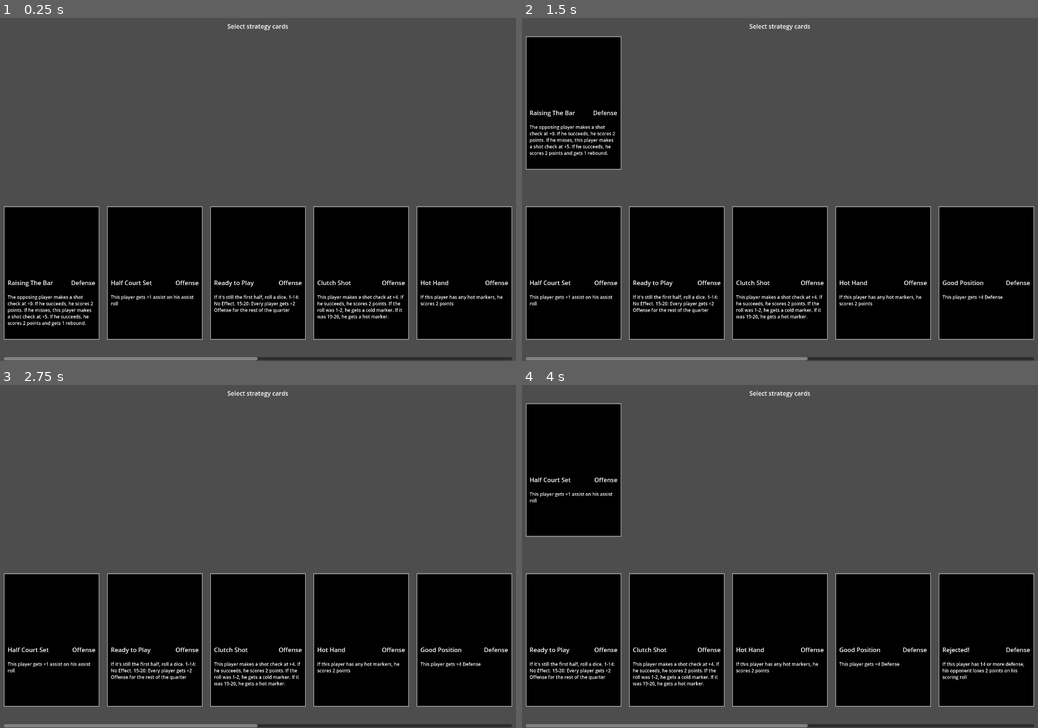
Above: before the commit, frames 1-4 (two rows, left to right).
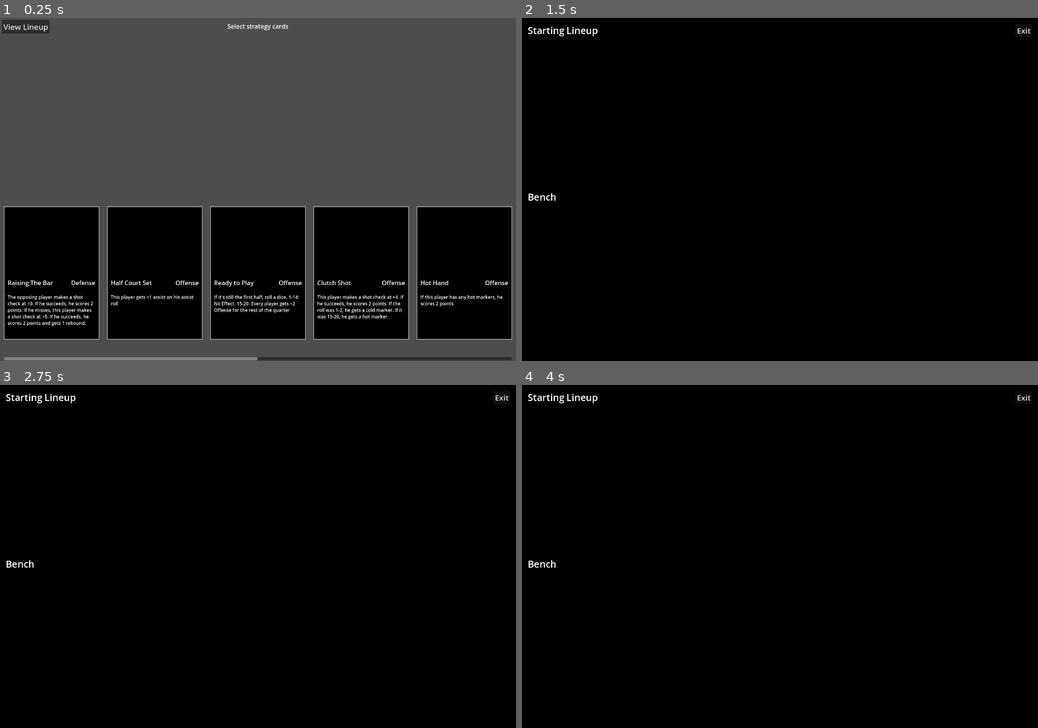
Above: after the commit, the same moments.

Repository: david8zhang/basketball-card-game
Game: Godot game, scene res://scenes/PickStrategyCards.tscn
The game is run twice, just before and just after one commit, with the same random seed, the same clock (stepped at 60 frames per second) and the same inputs. This scene is started directly instead of the project's main scene.
Inputs (mouse positions are in pixels of both pictures, inside the frame that each line leads up to):
- Up to frame 1 (0.25 s): no input
- Up to frame 2 (1.5 s): click (573, 271) at 0.52 s; click (547, 28) at 1.25 s, where only the run after the commit has a clickable "View Lineup"
- Up to frame 3 (2.75 s): click (51, 470) at 2.02 s
- Up to frame 4 (4 s): click (547, 395) at 2.75 s, where only the run after the commit has a clickable "View Lineup"; click (573, 638) at 3.52 s

The runs differ from the first frame. In frame 1, 0.3% of the frame differs, in the area x 0-10%, y 0-5%; in frame 2, 60%; in frame 3, 67%, in the area x 0-100%, y 0-100%; in frame 4, 60%.

Commit message:
added a lineup preview scene

Diff:
--- a/prefabs/BPCardPreview.tscn
+++ b/prefabs/BPCardPreview.tscn
@@ -45,9 +45,11 @@
 
 [node name="CloseButton" type="Button" parent="."]
 layout_mode = 1
-offset_left = 10.0
-offset_top = 10.0
-offset_right = 104.0
-offset_bottom = 60.0
+anchors_preset = 1
+anchor_left = 1.0
+anchor_right = 1.0
+offset_left = -94.0
+offset_bottom = 50.0
+grow_horizontal = 0
 theme_override_font_sizes/font_size = 25
 text = "Close"
--- /dev/null
+++ b/prefabs/LineupPreview.gd
@@ -0,0 +1,55 @@
+class_name LineupPreview
+extends PanelContainer
+
+@onready var starter_container = $MarginContainer/VBoxContainer/ScrollContainer/StarterContainer
+@onready var bench_container = $MarginContainer/VBoxContainer/ScrollContainer2/BenchContainer
+@onready var exit_button = $MarginContainer/Button
+@onready var bench_label = $MarginContainer/VBoxContainer/BenchLabel
+
+@export var bp_card_scene: PackedScene
+@export var bp_card_preview_scene: PackedScene
+
+var bp_card_preview
+var show_bench := true
+
+signal on_exit_pressed
+
+func _ready() -> void:
+	var on_exit = func _on_exit():
+		on_exit_pressed.emit()
+	exit_button.pressed.connect(on_exit)
+
+func display_lineups():
+	var positions = SceneVariables.player_team_bp_configs.keys()
+	positions.sort()
+	clear_prev_children()
+	for p in positions:
+		init_card(starter_container, SceneVariables.player_team_bp_configs[p])
+	if show_bench:
+		for bp_stat in SceneVariables.player_team_bench:
+			init_card(bench_container, bp_stat)
+	bench_label.visible = show_bench
+
+func clear_prev_children():
+	for c in starter_container.get_children():
+		c.queue_free()
+	for c in bench_container.get_children():
+		c.queue_free()
+
+func init_card(container: HBoxContainer, bp_stat: BallPlayerStats):
+	var bp_card = bp_card_scene.instantiate() as BallPlayerCard
+	bp_card.on_bp_card_clicked.connect(on_click_card)
+	bp_card.ball_player_stats = bp_stat
+	container.add_child(bp_card)
+
+func on_click_card(bp_card: BallPlayerCard):
+	bp_card_preview = bp_card_preview_scene.instantiate() as BPCardPreview
+	bp_card_preview.show_select_button = false
+	bp_card_preview.bp_stat_to_preview = bp_card.ball_player_stats
+	add_child(bp_card_preview)
+	bp_card_preview.on_close.connect(close_bp_card_preview)
+	var callable = Callable(self, "select_bp_card").bind(bp_card)
+	bp_card_preview.on_selected.connect(callable)
+
+func close_bp_card_preview():
+	bp_card_preview.queue_free()
--- /dev/null
+++ b/prefabs/LineupPreview.tscn
@@ -0,0 +1,65 @@
+[gd_scene load_steps=5 format=3 uid="uid://bqsbslbokh8g4"]
+
+[ext_resource type="Script" uid="uid://bht273c5ft8n" path="res://prefabs/LineupPreview.gd" id="1_jhfet"]
+[ext_resource type="PackedScene" uid="uid://canx4b4pr7n3c" path="res://prefabs/BallPlayerCard.tscn" id="2_4d3db"]
+[ext_resource type="PackedScene" uid="uid://bm8fw1micckc0" path="res://prefabs/BPCardPreview.tscn" id="3_cr1k1"]
+
+[sub_resource type="StyleBoxFlat" id="StyleBoxFlat_1u7tg"]
+bg_color = Color(0, 0, 0, 1)
+
+[node name="LineupPreview" type="PanelContainer"]
+anchors_preset = 15
+anchor_right = 1.0
+anchor_bottom = 1.0
+grow_horizontal = 2
+grow_vertical = 2
+theme_override_styles/panel = SubResource("StyleBoxFlat_1u7tg")
+script = ExtResource("1_jhfet")
+bp_card_scene = ExtResource("2_4d3db")
+bp_card_preview_scene = ExtResource("3_cr1k1")
+
+[node name="MarginContainer" type="MarginContainer" parent="."]
+layout_mode = 2
+mouse_filter = 2
+theme_override_constants/margin_left = 15
+theme_override_constants/margin_top = 15
+theme_override_constants/margin_right = 15
+theme_override_constants/margin_bottom = 15
+
+[node name="VBoxContainer" type="VBoxContainer" parent="MarginContainer"]
+layout_mode = 2
+
+[node name="StarterLabel" type="Label" parent="MarginContainer/VBoxContainer"]
+layout_mode = 2
+theme_override_font_sizes/font_size = 25
+text = "Starting Lineup"
+
+[node name="ScrollContainer" type="ScrollContainer" parent="MarginContainer/VBoxContainer"]
+layout_mode = 2
+size_flags_vertical = 3
+
+[node name="StarterContainer" type="HBoxContainer" parent="MarginContainer/VBoxContainer/ScrollContainer"]
+layout_mode = 2
+size_flags_vertical = 3
+theme_override_constants/separation = 20
+
+[node name="BenchLabel" type="Label" parent="MarginContainer/VBoxContainer"]
+layout_mode = 2
+theme_override_font_sizes/font_size = 25
+text = "Bench"
+
+[node name="ScrollContainer2" type="ScrollContainer" parent="MarginContainer/VBoxContainer"]
+layout_mode = 2
+size_flags_vertical = 3
+
+[node name="BenchContainer" type="HBoxContainer" parent="MarginContainer/VBoxContainer/ScrollContainer2"]
+layout_mode = 2
+size_flags_vertical = 3
+theme_override_constants/separation = 20
+
+[node name="Button" type="Button" parent="MarginContainer"]
+layout_mode = 2
+size_flags_horizontal = 8
+size_flags_vertical = 0
+theme_override_font_sizes/font_size = 20
+text = "Exit"
--- a/prefabs/MatchupContainer.tscn
+++ b/prefabs/MatchupContainer.tscn
@@ -53,8 +53,12 @@
 
 [node name="CloseButton" type="Button" parent="."]
 layout_mode = 1
-offset_right = 50.0
+anchors_preset = 1
+anchor_left = 1.0
+anchor_right = 1.0
+offset_left = -50.0
 offset_bottom = 31.0
+grow_horizontal = 0
 size_flags_horizontal = 0
 size_flags_vertical = 0
 text = "Close"
--- a/project.godot
+++ b/project.godot
@@ -24,6 +24,7 @@
 window/size/viewport_width=1350
 window/size/viewport_height=900
 window/stretch/mode="viewport"
+window/stretch/aspect="ignore"
 window/dpi/allow_hidpi=false
 window/canvas_textures/default_texture_filter=0
 
--- a/scenes/DraftBenchScene.tscn
+++ b/scenes/DraftBenchScene.tscn
@@ -1,8 +1,9 @@
-[gd_scene load_steps=4 format=3 uid="uid://leqipm8owfgk"]
+[gd_scene load_steps=5 format=3 uid="uid://leqipm8owfgk"]
 
 [ext_resource type="Script" uid="uid://dyggvqb56jmqh" path="res://scripts/DraftBenchScene.gd" id="1_m0f0g"]
 [ext_resource type="PackedScene" uid="uid://canx4b4pr7n3c" path="res://prefabs/BallPlayerCard.tscn" id="2_xv45b"]
 [ext_resource type="PackedScene" uid="uid://bm8fw1micckc0" path="res://prefabs/BPCardPreview.tscn" id="3_ifwci"]
+[ext_resource type="PackedScene" uid="uid://bqsbslbokh8g4" path="res://prefabs/LineupPreview.tscn" id="4_m5ybp"]
 
 [node name="DraftBenchScene" type="Control"]
 layout_mode = 3
@@ -70,6 +71,7 @@
 
 [node name="CardCostTooHigh" type="Label" parent="."]
 visible = false
+layout_mode = 0
 offset_top = 423.0
 offset_right = 1350.0
 offset_bottom = 446.0
@@ -91,6 +93,15 @@
 theme_override_font_sizes/font_size = 25
 text = "Continue"
 
+[node name="ViewLineup" type="Button" parent="."]
+layout_mode = 1
+offset_left = 5.0
+offset_top = 5.0
+offset_right = 130.0
+offset_bottom = 41.0
+theme_override_font_sizes/font_size = 20
+text = "View Lineup"
+
 [node name="PlayerCostTotal" type="Label" parent="."]
 layout_mode = 1
 anchors_preset = 1
@@ -102,3 +113,7 @@
 offset_bottom = 33.0
 grow_horizontal = 0
 text = "Total: 0/3000"
+
+[node name="LineupPreview" parent="." instance=ExtResource("4_m5ybp")]
+visible = false
+layout_mode = 1
--- a/scenes/PickStrategyCards.tscn
+++ b/scenes/PickStrategyCards.tscn
@@ -1,7 +1,8 @@
-[gd_scene load_steps=3 format=3 uid="uid://ycdkrntstf2n"]
+[gd_scene load_steps=4 format=3 uid="uid://ycdkrntstf2n"]
 
 [ext_resource type="Script" uid="uid://drroqdgj8c1ms" path="res://scripts/PickStrategyCards.gd" id="1_s3bvw"]
 [ext_resource type="PackedScene" uid="uid://bi2ksw8anhd4v" path="res://prefabs/StrategyCard.tscn" id="2_h2b5r"]
+[ext_resource type="PackedScene" uid="uid://bqsbslbokh8g4" path="res://prefabs/LineupPreview.tscn" id="3_wa7pe"]
 
 [node name="PickStrategyCards" type="Control"]
 layout_mode = 3
@@ -86,3 +87,16 @@
 grow_vertical = 0
 theme_override_font_sizes/font_size = 25
 text = "Continue"
+
+[node name="ViewLineup" type="Button" parent="."]
+layout_mode = 0
+offset_left = 5.0
+offset_top = 5.0
+offset_right = 130.0
+offset_bottom = 41.0
+theme_override_font_sizes/font_size = 20
+text = "View Lineup"
+
+[node name="LineupPreview" parent="." instance=ExtResource("3_wa7pe")]
+visible = false
+layout_mode = 1
--- a/scripts/DraftBenchScene.gd
+++ b/scripts/DraftBenchScene.gd
@@ -4,8 +4,10 @@
 @onready var bench_cards = $VBoxContainer/MarginContainer/ScrollContainer/HBoxContainer as HBoxContainer
 @onready var cards_to_select_from_container = $VBoxContainer/MarginContainer2/ScrollContainer/HBoxContainer2 as HBoxContainer
 @onready var continue_button = $Continue as Button
+@onready var view_lineup_button = $ViewLineup as Button
 @onready var player_cost_total = $PlayerCostTotal as Label
 @onready var card_cost_too_high = $CardCostTooHigh as Label
+@onready var lineup_preview = $LineupPreview
 
 @export var bp_card_scene: PackedScene
 @export var bp_card_preview_scene: PackedScene
@@ -21,6 +23,16 @@
 	init_random_players()
 	update_curr_player_cost_total()
 	continue_button.pressed.connect(go_to_next_scene)
+	view_lineup_button.pressed.connect(show_lineup_preview)
+	lineup_preview.show_bench = false
+	lineup_preview.on_exit_pressed.connect(hide_lineup_preview)
+
+func hide_lineup_preview():
+	lineup_preview.hide()
+
+func show_lineup_preview():
+	lineup_preview.show()
+	lineup_preview.display_lineups()
 
 func update_curr_player_cost_total():
 	var curr_cost = get_curr_cost_total()
@@ -55,6 +67,8 @@
 	return ball_player_stats.player_cost <= SceneVariables.get_player_max_cost_for_salary_cap(SceneVariables.salary_cap)
 
 func go_to_next_scene():
+	var bench_players = bench_cards.get_children().map(func (c): return c.ball_player_stats)
+	SceneVariables.player_team_bench = bench_players
 	get_tree().change_scene_to_file("res://scenes/PickStrategyCards.tscn")
 
 func get_curr_cost_total():
--- a/scripts/PickStrategyCards.gd
+++ b/scripts/PickStrategyCards.gd
@@ -4,7 +4,11 @@
 @onready var selected_cards_container = $VBoxContainer/MarginContainer/ScrollContainer/SelectedCardsContainer
 @onready var available_cards_container = $VBoxContainer/MarginContainer2/ScrollContainer/AvailableCardsContainer
 @onready var continue_button = $Continue as Button
+@onready var lineup_preview = $LineupPreview as LineupPreview
+@onready var view_lineup_button = $ViewLineup as Button
+
 @export var strategy_card_scene: PackedScene
+
 var selected_strategy_card
 var num_cards_to_choose_from := 10
 const MAX_CARDS_TO_PICK := 5
@@ -18,6 +22,15 @@
 		available_cards_container.add_child(strategy_card)
 		strategy_card.button.pressed.connect(on_select_callable)
 	continue_button.pressed.connect(go_to_game_scene)
+	view_lineup_button.pressed.connect(show_lineup_preview)
+	lineup_preview.on_exit_pressed.connect(hide_lineup_preview)
+
+func hide_lineup_preview():
+	lineup_preview.hide()
+
+func show_lineup_preview():
+	lineup_preview.show()
+	lineup_preview.display_lineups()
 
 func add_strategy_card(selected_card: StrategyCard):
 	if selected_cards_container.get_children().has(selected_card):
Not shown, added: prefabs/LineupPreview.gd.uid
